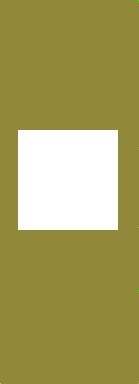
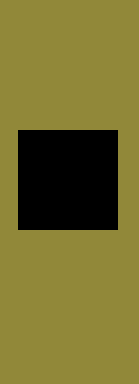
Comparing the layer stacks of the two 139 × 384 images. Changes:
removed layer "Layer 1" over [0, 0, 139, 384]
painted on "Layer 0" over [18, 130, 118, 230]
